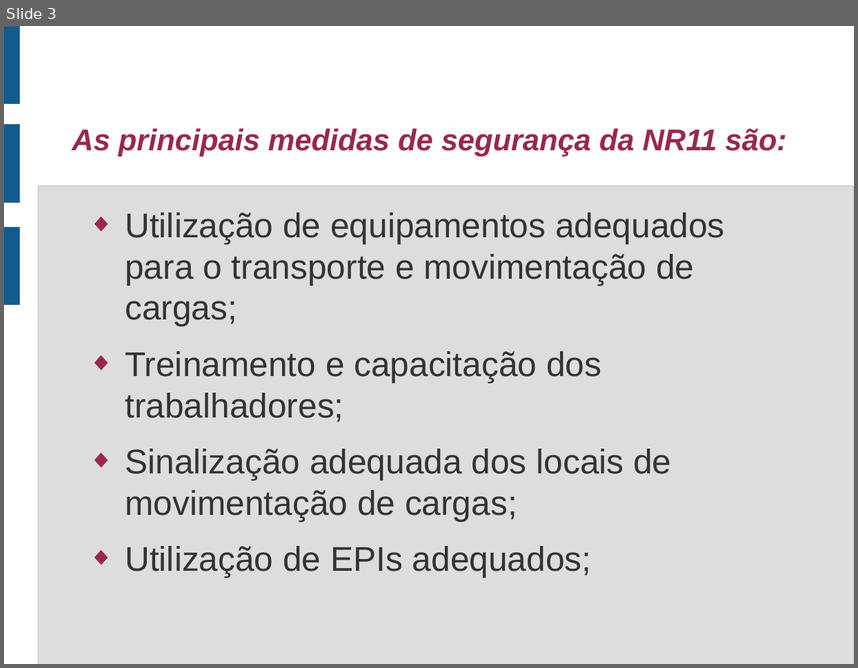
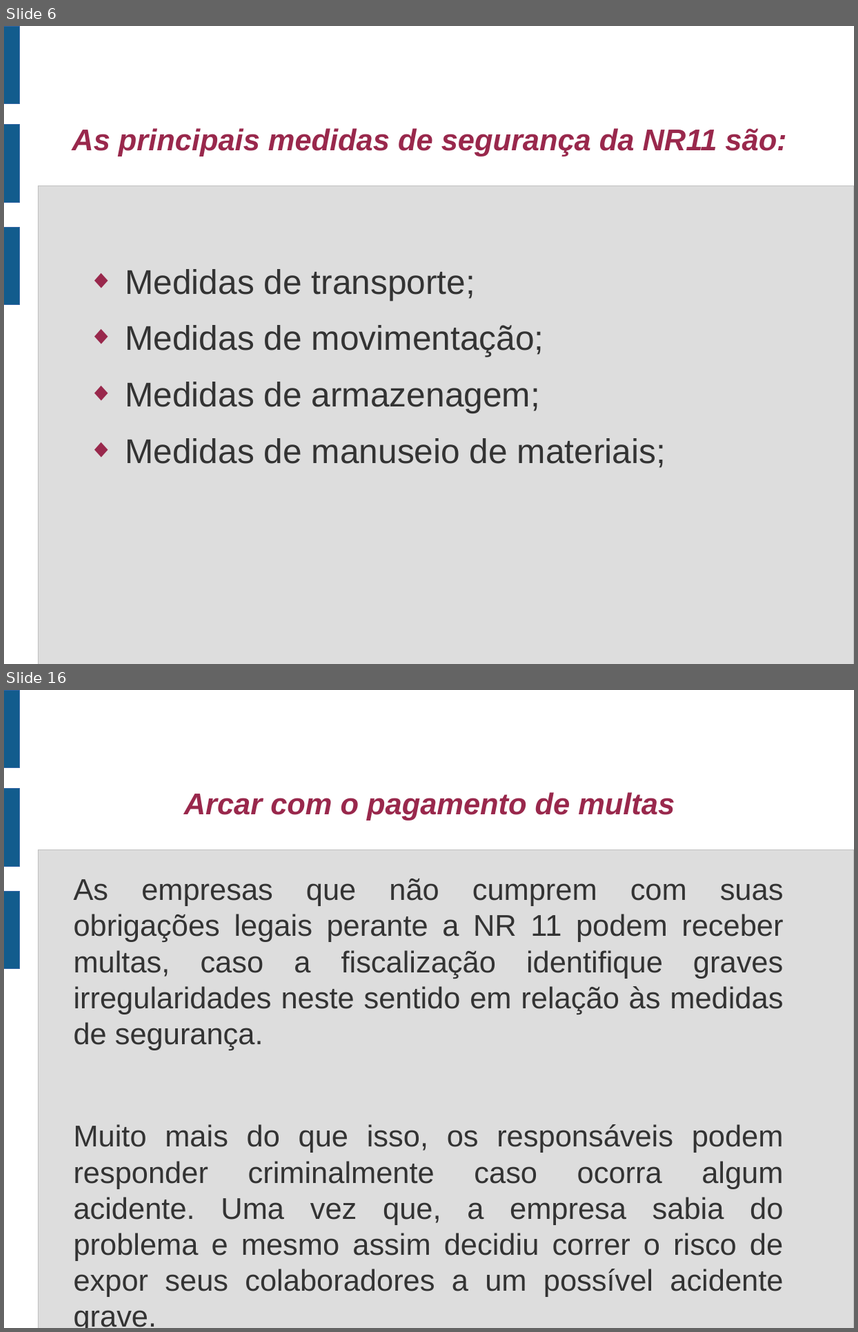
Before and after one commit to jharbes/SEGURANCA-INDUSTRIAL, a slide deck: material_NR11/apresentacaoNR11.odp. Shown one above the other, each under a label of ours: slide 3 before the commit, slides 6 and 16 after it; the slides between them are not shown. The pictures are 858x668 and 858x1332 pixels, drawn with LibreOffice and Linux fonts; fonts in the diff are those of the drawing. Boxes give left, top, right and bottom in pixels: in the first picture for what was removed or moved away, otherwise in the second. Text is boxed around its words. In the diff, an @@ line names an element or a change of style, - is before the commit and + after.

```diff
--- a/material_NR11/apresentacaoNR11.odp
+++ b/material_NR11/apresentacaoNR11.odp
@@ slide 16 added at bbox=[4, 690, 854, 1328], background #FFFFFF; not listed: 4 template elements that a slide beside it also shows @@
@@ title added at bbox=[184, 792, 675, 820], 28 pt, text #99284C, bold, italic @@
+Arcar com o pagamento de multas
@@ text added at bbox=[74, 878, 784, 1297], 28 pt, text #333333 @@
+As empresas que não cumprem com suas obrigações legais perante a NR 11 podem receber multas, caso a fiscalização identifique graves irregularidades neste sentido em relação às medidas de segurança.
+Muito mais do que isso, os responsáveis podem responder criminalmente caso ocorra algum acidente. Uma vez que, a empresa sabia do problema e mesmo assim decidiu correr o risco de expor seus colaboradores a um possível acidente grave.
@@ what was slide 3 is now slide 6 @@
@@ slide 6 changed as well @@
@@ text at bbox=[125, 269, 666, 468]: text changed @@
-◆ Utilização de equipamentos adequados para o transporte e movimentação de cargas;
-◆ Treinamento e capacitação dos trabalhadores;
-◆ Sinalização adequada dos locais de movimentação de cargas;
-◆ Utilização de EPIs adequados;
+◆ Medidas de transporte;
+◆ Medidas de movimentação;
+◆ Medidas de armazenagem;
+◆ Medidas de manuseio de materiais;
```
Also in this commit, not shown: 2 other slides changed, 11 other slides added, 5 slides removed, 2 other files.
